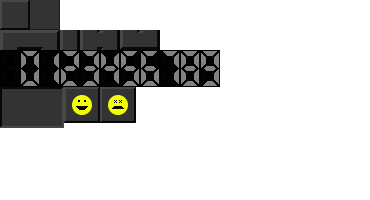
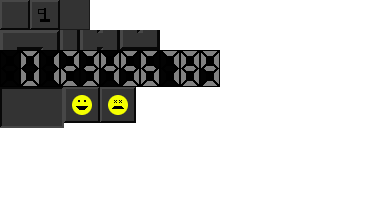
Before/after of a 370x200 layered artwork. What changed in the layer stack:
renamed "smile" to "icons", moved it above "numbers - filled", painted on it over [38, 8, 90, 30]
painted on "blocks - grid" over [30, 0, 90, 30]
painted on "blocks - 3d - white" over [30, 0, 59, 29]
painted on "blocks - 3d - black" over [30, 0, 60, 30]
painted on "blocks - base" over [60, 0, 90, 30]